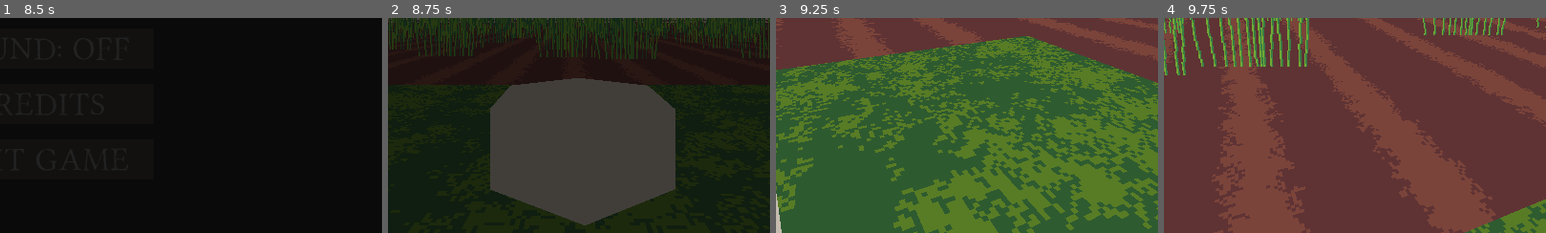
Above: before the commit, frames 1-4 (left to right).
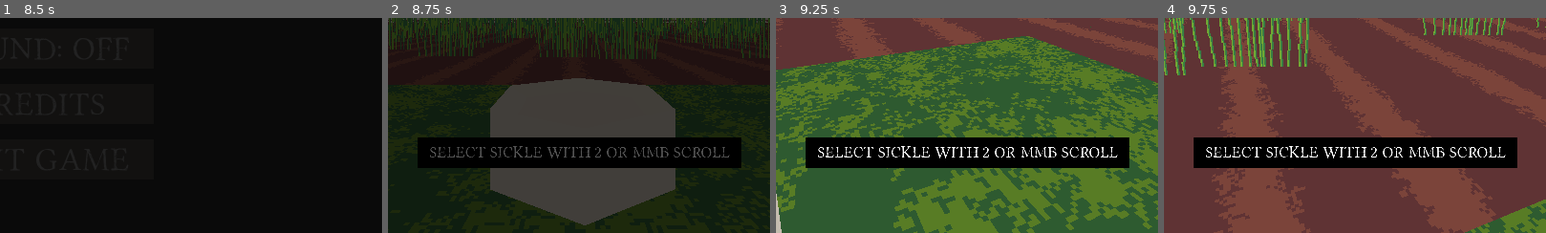
Above: after the commit, the same moments.

Repository: dzejpi/the-heat
Game: Godot game, scene res://scenes/SplashScene.tscn
Two runs of this game, one before a commit and one after it. Both use one fixed random seed, a clock stepped at 60 frames per second and the inputs below.
Inputs (mouse positions are % of the whole screen's width and height, from its top left):
- Up to frame 1 (8.5 s): move the mouse to (72, 45) at 0.52 s; hold D (move_right) 0.53-1.28 s; click (72, 45) at 0.6 s; move the mouse to (30, 55) at 1.27 s; hold S (move_down) 1.28-2.03 s; tap Space (dialog_end) at 1.35, 2.75, 5.75 s; click (30, 55) at 1.55 s; tap Enter at 2, 5 s; move the mouse to (60, 28) at 2.02 s; hold D (move_right) 2.03-2.78 s; click (60, 28) at 2.1 s; move the mouse to (45, 70) at 2.77 s; hold W (move_up) 2.78-3.53 s; tap 1 (item_1) at 2.85 s; click (45, 70) at 3.05 s; move the mouse to (80, 65) at 3.52 s; hold A (move_left) 3.53-5.03 s; tap 2 (item_2) at 3.6 s; click (80, 65) at 3.8 s; tap Escape (game_pause) at 4.15 s; move the mouse to (20, 35) at 4.27 s; tap 3 (item_3) at 4.35 s; click (20, 35) at 4.55 s; move the mouse to (55, 50) at 5.02 s; hold S (move_down) 5.03-5.78 s; tap 4 (item_4) at 5.1 s; click (55, 50) at 5.3 s; move the mouse to (35, 25) at 5.77 s; hold D (move_right) 5.78-6.53 s; tap Mouse wheel down (item_change_down) at 5.85 s; click (35, 25) at 6.05 s; move the mouse to (72, 45) at 6.52 s; hold W (move_up) 6.53-7.28 s; tap Mouse wheel up (item_change_up) at 6.6 s; click (72, 45) at 6.8 s; move the mouse to (30, 55) at 7.27 s; hold D (move_right) 7.28-8 s; tap Shift (move_sprint) at 7.35 s; click (30, 55) at 7.55 s; click "New Game" at 8 s
- Up to frame 2 (8.75 s): no input
- Up to frame 3 (9.25 s): move the mouse to (52, 48) at 8.77 s; hold W (move_up) from 8.78 s (still down); click (52, 48) at 8.85 s
- Up to frame 4 (9.75 s): move the mouse to (49, 52) at 9.52 s; release W (move_up) at 9.53 s; hold A (move_left) from 9.53 s (still down); tap Space (dialog_end) at 9.6 s
The pictures show only the part of the screen within x 26-76%, y 50-100%; the shares and areas given below are measured in that part.

Frame 1 is identical in both runs. In frame 2, 12% of the frame differs, in the area x 7-93%, y 55-70%; in frame 3, 12%; in frame 4, 12%.

Commit message:
Added a simple, one time tutorial for the player.

Diff:
--- a/scenes/PlayerScene.tscn
+++ b/scenes/PlayerScene.tscn
@@ -1,8 +1,9 @@
-[gd_scene load_steps=5 format=2]
+[gd_scene load_steps=6 format=2]
 
 [ext_resource path="res://scripts/PlayerScript.gd" type="Script" id=1]
 [ext_resource path="res://resources/font_ingame_24.tres" type="DynamicFont" id=2]
 [ext_resource path="res://assets/visual/items/spr_sickle.png" type="Texture" id=3]
+[ext_resource path="res://assets/visual/ui/main_menu/menu_btn_click_mask.png" type="Texture" id=4]
 
 [sub_resource type="CapsuleShape" id=1]
 radius = 0.5
@@ -85,3 +86,20 @@
 margin_bottom = 14.0
 custom_fonts/font = ExtResource( 2 )
 text = "Fields left:"
+
+[node name="TutorialLabel" type="Node2D" parent="."]
+position = Vector2( 1174, 716 )
+
+[node name="TutorialBackSprite" type="Sprite" parent="TutorialLabel"]
+position = Vector2( -355, 16 )
+scale = Vector2( 2.64844, 1 )
+texture = ExtResource( 4 )
+
+[node name="TutorialLabel" type="Label" parent="TutorialLabel"]
+margin_left = -691.0
+margin_right = -17.0
+margin_bottom = 30.0
+custom_fonts/font = ExtResource( 2 )
+text = "Select sickle with 2 or MMB scroll"
+align = 1
+valign = 1
--- a/scenes/TransitionOverlay.tscn
+++ b/scenes/TransitionOverlay.tscn
@@ -1,6 +1,6 @@
 [gd_scene load_steps=3 format=2]
 
-[ext_resource path="res://assets/visual/ui/transition/transition_sprite.png" type="Texture" id=1]
+[ext_resource path="res://assets/visual/ui/transition_sprite.png" type="Texture" id=1]
 [ext_resource path="res://scripts/TransitionOverlay.gd" type="Script" id=2]
 
 [node name="TransitionOverlay" type="Node2D"]
--- a/scripts/GlobalVar.gd
+++ b/scripts/GlobalVar.gd
@@ -6,6 +6,8 @@
 
 var is_game_over = false
 var is_game_paused = false
+
+var tutorial_shown = false
 
 var field_amount = 0
 var fields_on_fire = 0
--- a/scripts/PlayerScript.gd
+++ b/scripts/PlayerScript.gd
@@ -13,6 +13,9 @@
 onready var prompt_label = $UILabels/ActionLabel
 onready var fields_left_label = $UILabels/TopLabels/CropsLeftLabel
 
+onready var tutorial_label = $TutorialLabel/TutorialLabel
+onready var tutorial_node = $TutorialLabel
+
 onready var selected_item_sprite = $PlayerHead/SelectedItemSprite
 
 # Sprites
@@ -48,6 +51,8 @@
 var is_carrying_crops = false
 var is_bucket_empty = true
 var carried_object = 1
+var tutorial_step = 1
+var some_crop_destroyed = false
 
 
 func _ready():
@@ -116,6 +121,11 @@
 	manage_mouse_focus()
 	update_field_count()
 	update_moving_speed()
+
+	if !GlobalVar.tutorial_shown:
+		manage_tutorial()
+	else:
+		tutorial_node.hide()
 
 	# If player is looking at something
 	if ray.is_colliding():
@@ -232,6 +242,7 @@
 					selected_item_sprite.texture = selected_item_bucket_empty
 			if carried_object == 4:
 				raycast_object.destroy_crop()
+				some_crop_destroyed = true
 		"GrainBin":
 			if carried_object == 5:
 				raycast_object.load_grain_mill()
@@ -315,6 +326,7 @@
 		tooltip_label.hide()
 		prompt_label.hide()
 		fields_left_label.hide()
+		tutorial_label.hide()
 	else:
 		fields_left_label.show()
 		crop_status_label.show()
@@ -323,3 +335,41 @@
 		tooltip_label.show()
 		prompt_label.show()
 		fields_left_label.show()
+		tutorial_label.show()
+
+func manage_tutorial():
+	match(tutorial_step):
+		1:
+			tutorial_label.text = "Select sickle with 2 or MMB scroll"
+			if carried_object == 2:
+				tutorial_step += 1
+		2:
+			tutorial_label.text = "Harvest some crop with sickle"
+			if carried_object == 5:
+				tutorial_step += 1
+		3:
+			tutorial_label.text = "Take crop to the harvest bin"
+			if carried_object == 2:
+				tutorial_step += 1
+		4:
+			tutorial_label.text = "Select bucket with 3 or MMB scroll"
+			if carried_object == 3:
+				tutorial_step += 1
+		5:
+			tutorial_label.text = "Look at well and left click"
+			if !is_bucket_empty:
+				tutorial_step += 1
+		6:
+			tutorial_label.text = "Use bucket by left clicking on crop"
+			if is_bucket_empty:
+				tutorial_step += 1
+		7:
+			tutorial_label.text = "Select spade with 4 or MMB scroll"
+			if carried_object == 4:
+				tutorial_step += 1
+		8:
+			tutorial_label.text = "Destroy some crop with spade"
+			if some_crop_destroyed:
+				tutorial_step += 1
+		9:
+			GlobalVar.tutorial_shown = true
Renamed: assets/visual/ui/transition/transition_sprite.png -> assets/visual/ui/transition_sprite.png
Not shown, changed: assets/visual/ui/transition_sprite.png.import
